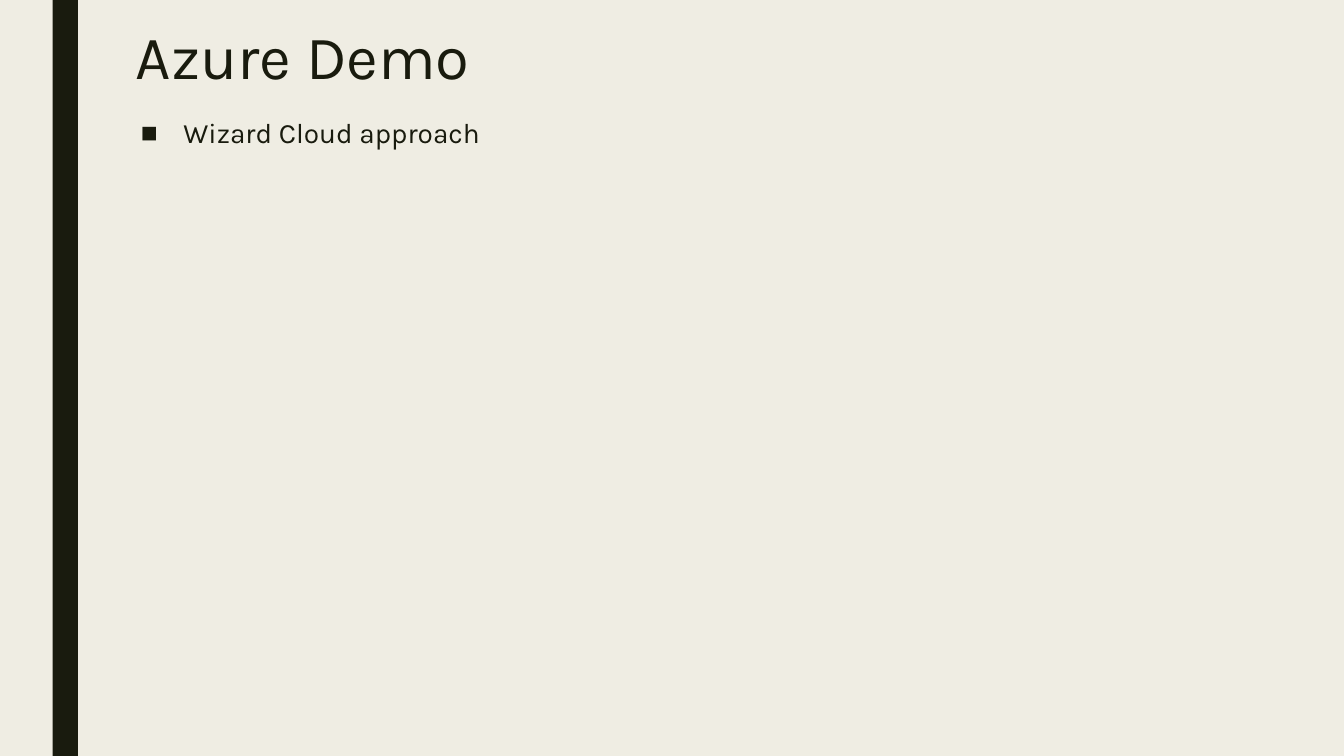
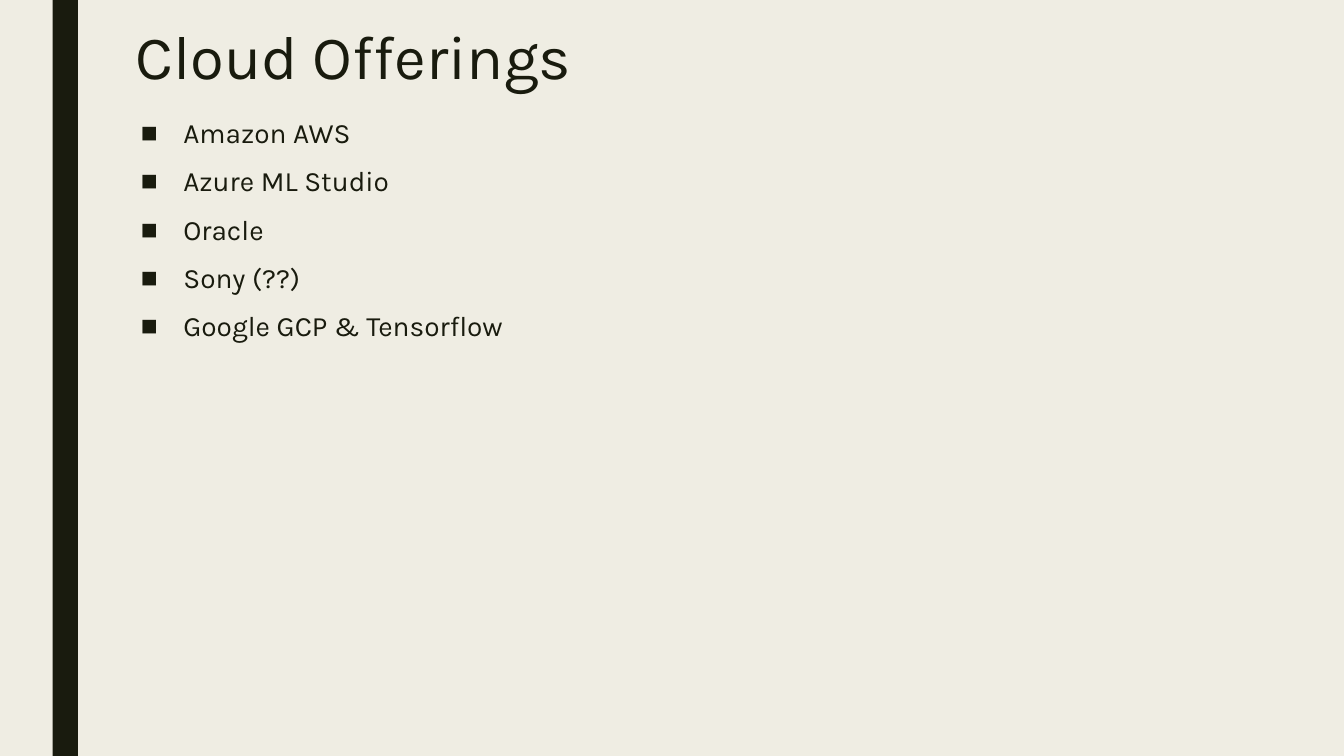
Before and after one commit to dougfoo/machineLearning, a slide deck: slide 17 of talks/MachineLearning101.pptx (slide 14 before the commit). Drawn at 1344x756 pixels with LibreOffice and Linux fonts; fonts in the diff are those of the drawing. Boxes give left, top, right and bottom in pixels: in the first picture for what was removed or moved away, otherwise in the second. Text is boxed around its words. In the diff, an @@ line names an element or a change of style, - is before the commit and + after.

```diff
--- a/talks/MachineLearning101.pptx
+++ b/talks/MachineLearning101.pptx
@@ title at [136,36,571,94]: text changed @@
-Azure Demo
+Cloud Offerings
@@ text at [183,125,502,343]: text changed @@
-■ Wizard Cloud approach
+■ Amazon AWS
+■ Azure ML Studio
+■ Oracle
+■ Sony (??)
+■ Google GCP & Tensorflow
```
Also in this commit, not shown: 2 other slides changed, 4 slides added, 1 slide removed.
